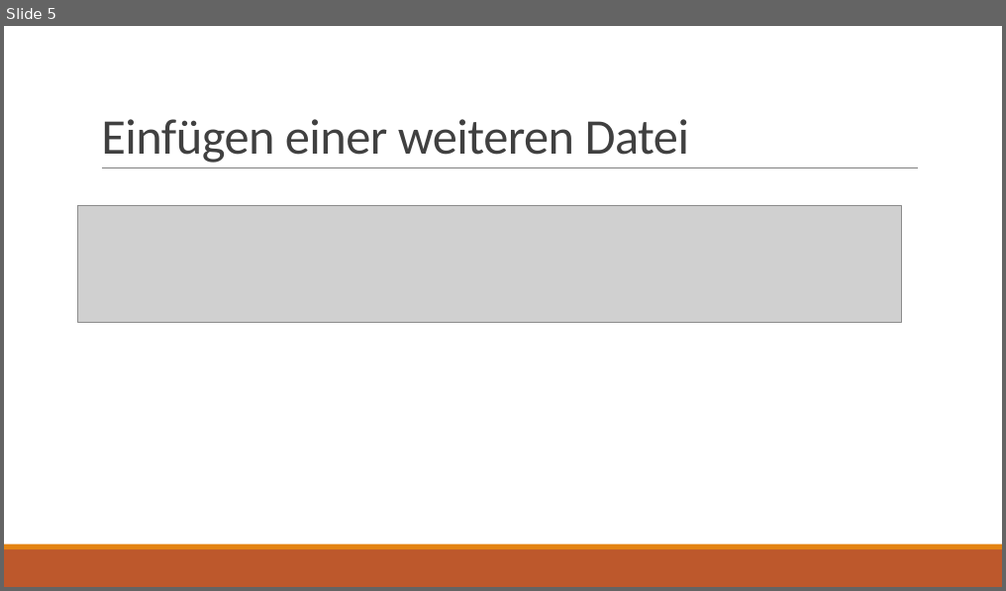
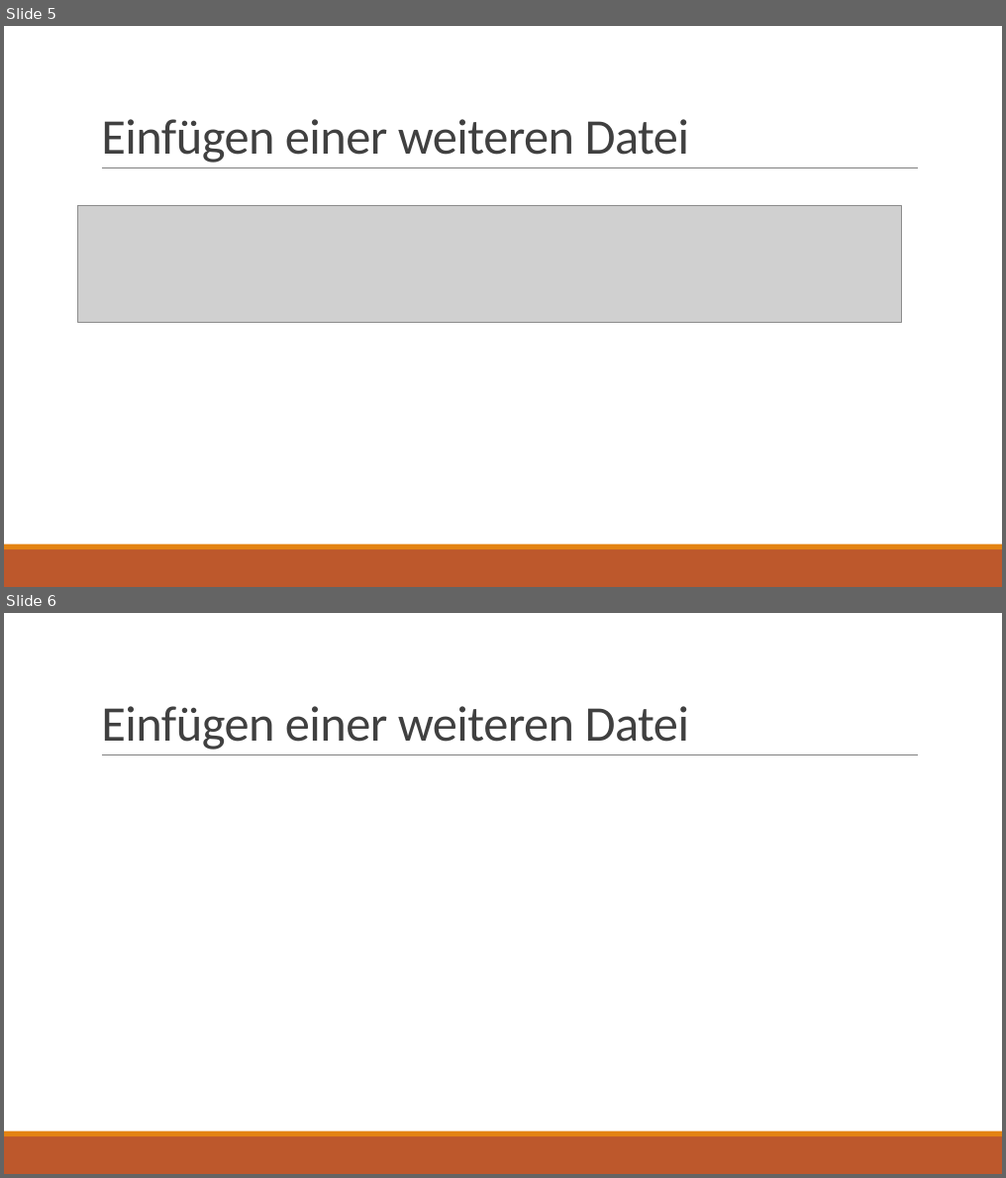
Before and after one commit to Paul-Krenmayr/Krenmayr-Kasieczka-LinkedList-2022, a slide deck: LinktList.pptx. Shown one above the other, each under a label of ours: slide 5 before the commit, slides 5 and 6 after it. The pictures are 1006x591 and 1006x1178 pixels, drawn with LibreOffice and Linux fonts; fonts in the diff are those of the drawing; grey boxes stand for pictures. Boxes give left, top, right and bottom in pixels: in the first picture for what was removed or moved away, otherwise in the second. Text is boxed around its words. In the diff, an @@ line names an element or a change of style, - is before the commit and + after.

```diff
--- a/LinktList.pptx
+++ b/LinktList.pptx
@@ slide 6 added at <box>4,613,1002,1174</box>, background #FFFFFF; not listed: 3 template elements that a slide beside it also shows @@
@@ title added at <box>101,706,690,750</box>, 48 pt, text #404040 @@
+Einfügen einer weiteren Datei
```
Also in this commit, not shown: 9 other slides added, 1 slide removed.
